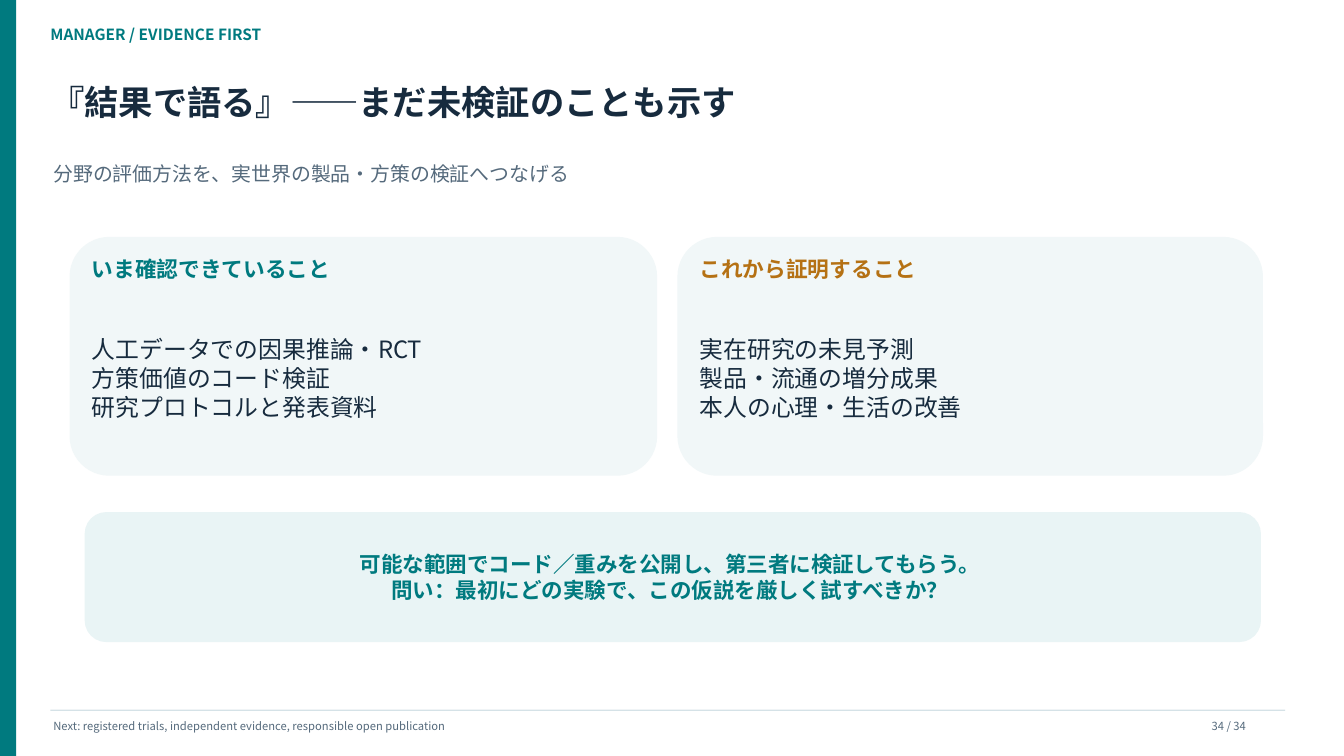
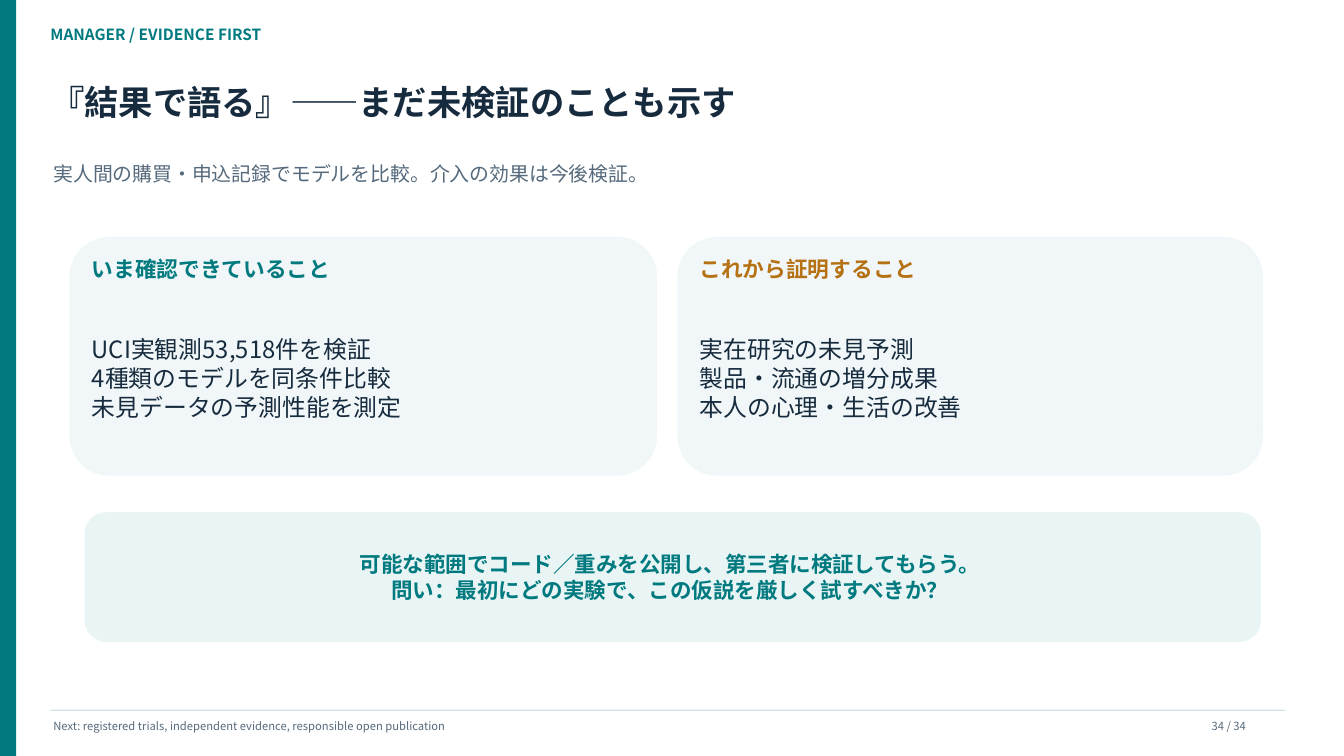
Before and after one commit to Daisuke134/anicca, a slide deck: slide 34 of docs/research/manager/masterclass/2026-11-04-p04-causal/journal_club/AI_BEHAVIOR_JOURNAL_CLUB_60MIN_JA.pptx. Drawn at 1344x756 pixels with LibreOffice and Linux fonts; fonts in the diff are those of the drawing. Boxes give left, top, right and bottom in pixels: in the first picture for what was removed or moved away, otherwise in the second. Text is boxed around its words. In the diff, an @@ line names an element or a change of style, - is before the commit and + after.

```diff
--- a/docs/research/manager/masterclass/2026-11-04-p04-causal/journal_club/AI_BEHAVIOR_JOURNAL_CLUB_60MIN_JA.pptx
+++ b/docs/research/manager/masterclass/2026-11-04-p04-causal/journal_club/AI_BEHAVIOR_JOURNAL_CLUB_60MIN_JA.pptx
@@ text at [53, 164, 648, 183]: text changed @@
-分野の評価方法を、実世界の製品・方策の検証へつなげる
+実人間の購買・申込記録でモデルを比較。介入の効果は今後検証。
@@ text at [92, 338, 402, 418]: text changed @@
-人工データでの因果推論・RCT
-方策価値のコード検証
-研究プロトコルと発表資料
+UCI実観測53,518件を検証
+4種類のモデルを同条件比較
+未見データの予測性能を測定
```
Also in this commit, not shown: 2 other slides changed, 4 other files.
